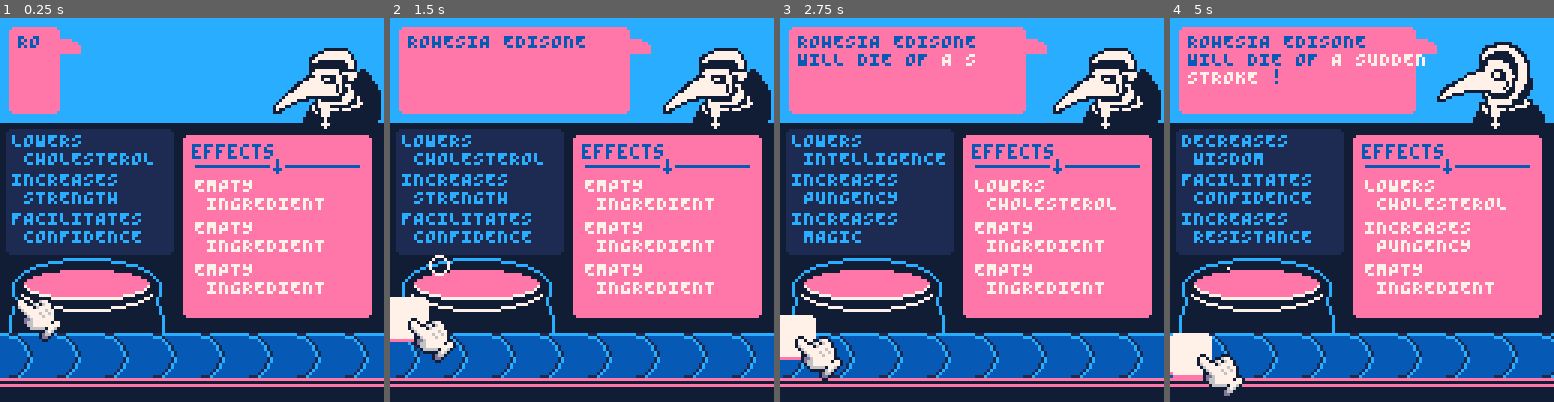
Above: before the commit, frames 1-4 (left to right).
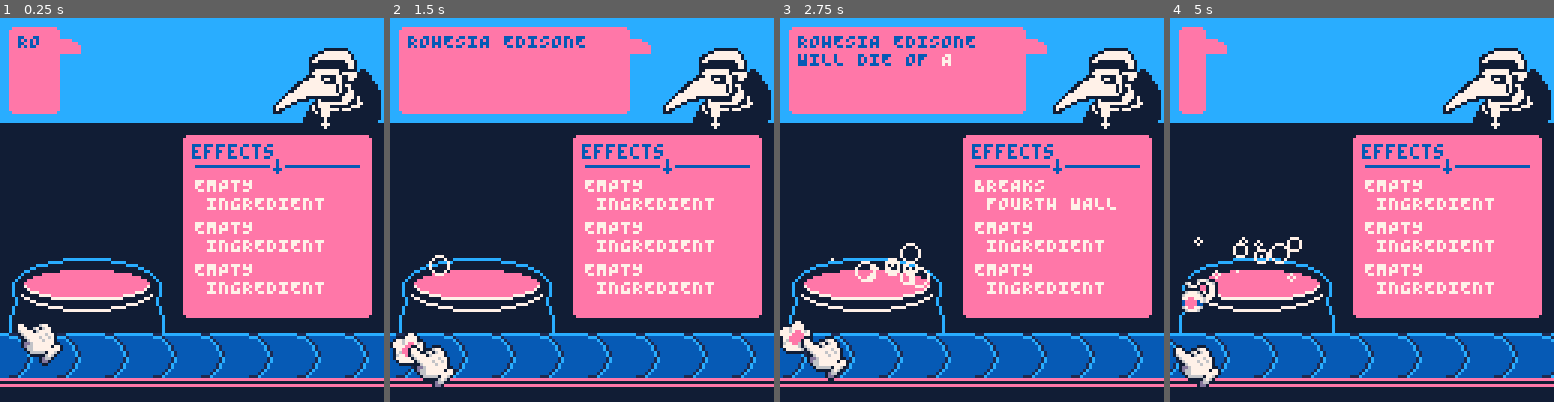
Above: after the commit, the same moments.

Repository: Yolwoocle/minijam_112
Game: PICO-8 cartridge minijam112_backup.p8
Same seed, same stepped clock (60 frames per second), same inputs: the game is played once before the commit and once after it.
Inputs:
- Up to frame 1 (0.25 s): no input
- Up to frame 2 (1.5 s): tap X (X key) at 0.33, 1.07 s; tap O (Z key) at 0.7 s
- Up to frame 3 (2.75 s): hold Right 1.6-2.1 s; tap O (Z key) at 1.7, 2.1, 2.5 s; tap X (X key) at 1.85 s; hold Up 2.15-2.42 s; hold Right from 2.47 s (still down)
- Up to frame 4 (5 s): tap O (Z key) every 0.4 s from 2.9 to 4.9 s; tap X (X key) at 2.97, 4.08 s; release Right at 3.03 s; hold Left 3.08-3.58 s; hold Down 3.63-3.97 s; hold Right 4.02-4.68 s; hold Up from 4.73 s (still down)

The runs differ from the first frame. In frame 1, 16% of the frame differs, in the area x 1-46%, y 28-91%; in frame 2, 17%; in frame 3, 17%; in frame 4, 33%, in the area x 0-100%, y 2-99%.

Commit message:
added animations

Diff:
--- a/minijam112.p8
+++ b/minijam112.p8
@@ -14,9 +14,9 @@
 	t=0
 	anim={}
 
-pal({[0]=129,1,12,14,7,140},1)
-palt(0,false)palt(15,true)
-poke(0x5f2e,1)
+	pal({[0]=129,1,12,14,7,140},1)
+	palt(0,false)palt(15,true)
+	poke(0x5f2e,1)
 
 	c={
 		dobj=create_dobj(63,63),
@@ -28,7 +28,6 @@
 	}
 
 	bubbles={}
-	pot_more_bubbles_t=0
 
 	st=0 --spawn time
 	spawn_wait_time=80
@@ -66,10 +65,8 @@
 
 	local nums=split"90,103,173,302"
 	for num in all(nums) do
-		if(t%num==0)spawn_bubble()
-		if(pot_more_bubbles_t>0 and t%5==0)spawn_bubble()
-	end
-	pot_more_bubbles_t-=1
+		if(t%num==0)spawn_bubble() --
+	end
 
 	conveyor_spawner()
 
@@ -104,6 +101,9 @@
 
 	draw_ingredients()
 	draw_ingr_particles()
+
+	--selected_effects()
+
 
 	draw_cursor()
 
@@ -149,10 +149,28 @@
 		anim_to_point(c,dx(ingr.dobj)+ox,dy(ingr.dobj)+oy,0.9)
 
 		if btnp(❎) and #g_ingredients>1 then
-			add(ingr_particles,new_ingr_particle(dx(ingr.dobj),dy(ingr.dobj),ingr.obj))
+			local a_in={
+				dobj=ingr.dobj,
+				_s=ingr.obj._s,
+				spawn=0,
+				death=60,
+				_tx=10+rnd(22), --22 is middle
+				_ty=70+rnd(5),
+				ox=dx(ingr.dobj),
+
+				ny=0,
+				vy=-2.5-rnd(),
+				gravity=0.1,
+			} --animation ingredient
+
+			--anim_to_point(a_in,a_in._tx,a_in._ty,0.95)
+			a_in.dobj.oy=1
+			add(ingr_particles,a_in)
+
 			del(g_ingredients,ingr)
 			commit_ingredient(ingr.obj)
-			c.sel_index=mid(1,c.sel_index,#g_ingredients)
+
+			c.sel_index=mid(1,c.sel_index,#g_ingredients) --fix cursor
 		end
 	end
 end
@@ -242,14 +260,15 @@
 	for ingredient in all(g_ingredients) do
 		local _x,_y=dx(ingredient.dobj), dy(ingredient.dobj)
 		spr(ingredient.obj._s, _x, _y, 2, 2)
-
-		if ingredient==g_ingredients[c.sel_index] then
-			for i=1,#ingredient.obj.effects do
-				local fx=ingredient.obj.effects_modified[i]
-				rrect(2,24+i*13,55,15,1)
-				print(fx,4,25+i*13,2)
-			end
-		end
+	end
+end
+
+function selected_effects()
+	local ingredient=g_ingredients[c.sel_index]
+	for i=1,#ingredient.obj.effects do
+		local fx=ingredient.obj.effects_modified[i]
+		rrect(2,24+i*13,55,15,1)
+		print(fx,4,25+i*13,2)
 	end
 end
 
@@ -384,6 +403,7 @@
 	"OLD AGE|LOWERS CHOLESTEROL,HARDENS LIVER",
 }
 
+titles=split"SIR,COUNT,BARON VON,DUCHES,PRINCE,KING,QUEEN"
 first_names=split"HARLAN,EDEN,EARNA,PAIGE,EDOLIE,WINFRED,LINDLEY,GRAHAM,HARLOW,ALLURA,WILTON,NORMA,GREYSEN,OPELINE,CARREEN,TIMOTHEA,EALHSTAN,GIMLI,OSCAR,ROHESIA,OPELINE,LUELLA,HEATH,BRIAR,DEAN"
 last_names=split"GRAHAMES,HUMES,HARFORDE,DARWINE,GOODEE,ELWINE,EDISONE,SWEETE,TATUME,DYRE,BYRD,WEBBE,HEDLEYE,EVERLYE,HARRISE,FAIRBAIRNS,WESTCOTTE,EDGARE"
 
@@ -484,12 +504,18 @@
 end
 
 
-function spawn_bubble()
+function spawn_bubble(_x,_y,_vx,_vy,_gravity)
+	o_vx=0
+	if(_vx!=nil)o_vx=_vx*0.1
+	o_vy=-0.1
+	if(_vy!=nil)o_vy=_vy*0.1
+
 	local new_bub={
-		_x=15+rnd(28),
-		_y=80+rnd(8),
-		vx=0,
-		vy=-0.1,
+		_x= _x or 15+rnd(28),
+		_y= _y or 80+rnd(8),
+		vx= o_vx,
+		vy= o_vy,
+		gravity=_gravity or 0,
 		size=rnd(3)+1,
 	}
 	add(bubbles,new_bub)
@@ -500,38 +526,35 @@
 		b.size-=rnd(10)*0.01
 		b._x+=b.vx
 		b._y+=b.vy
+		if(b.vx!=nil) b.vx*=0.9
+		if(b.vy!=nil) b.vy*=0.9
+		if(b.gravity!=nil) b.vy+=b.gravity
 		if(b.size<=0)del(bubbles,b)
 	end
 end
 
-function new_ingr_particle(x,y,obj)
-	local p = {
-		spr=obj._s,
-		x=x,
-		orig_x=x,
-		target_x=20,
-		move_t=0,
-
-		y=y,
-		vy=-4-rnd(2),
-		g=0.2+rnd(0.1),
-
-		rx=rnd{true,false},
-		ry=rnd{true,false},
-	}
-	return p
-end
 
 function animate_ingr_particles()
 	for p in all(ingr_particles) do
-		p.move_t+=1/40
-		p.x=lerp(p.orig_x, p.target_x, p.move_t)
-
-		p.vy+=p.g
-		p.y += p.vy
-		if p.vy>0 and p.y>=75 then
+		p.spawn+=1
+		local amount=p.spawn/p.death --should be a number between 0-1
+
+		p.dobj.wx=lerp(p.ox,p._tx,amount) --fix this mess
+
+		p.vy+=p.gravity
+		p.ny+=p.vy
+
+		p.dobj.oy=p.ny
+
+		if p.spawn>35 and dy(p.dobj)>80 then
+			local bubble_amount=10
+			local _vx=40
+			local _vy=20
+			for i=0,bubble_amount do
+				spawn_bubble(p._tx+8,p._ty+16,rnd(_vx)-(_vx*0.5),-rnd(_vy),0.01)
+			end
+
 			del(ingr_particles,p)
-			pot_more_bubbles_t = 30
 		end
 
 		if t%5==0 then
@@ -543,7 +566,7 @@
 
 function draw_ingr_particles()
 	for p in all(ingr_particles) do
-		spr(p.spr,p.x,p.y,2,2,p.rx,p.ry)
+		spr(p._s,dx(p.dobj),dy(p.dobj),2,2,p.rx,p.ry)
 	end
 end
 
@@ -601,7 +624,10 @@
 
 	local first_name=rnd(first_names)
 	local last_name=rnd(last_names)
-	local _text=first_name.." "..last_name.." WILL DIE OF "
+	local title=""
+	if(flr(rnd(10))==0)title=rnd(titles).." "
+	local name=title..first_name.." "..last_name
+	local _text=name.." WILL DIE OF "
 	local _ailment=ailment_manager.big_a
 
 	text_parse=to_fit(_text.._ailment.." !",19)
@@ -722,19 +748,19 @@
 f34444444444443ff34444444444443ff34444444444443ff34444444444443ff34444444444443ff34444444444443ff34444444444443ff34444444444443f
 ff333333333333ffff333333333333ffff333333333333ffff333333333333ffff333333333333ffff333333333333ffff333333333333ffff333333333333ff
 ff555555555555ffffffffffffffffffff555555555555ffffffffffffffffffff555555555555ffff555555555555ffffffffffffffffffffffffffffffffff
-f55555555555555ffffffffffffffffff55555555555555ffffffffffffffffff55555555555555ff55555555555555fff444444444444ffff444444444444ff
-f555555fff55555fffff6446fffffffff55555555555555ffffffffffffffffff5555dd5dd65555ff5555d3d5555555ff44444444444444ff44444444444444f
-f5555fffffff555fff644ff4ff46fffff55554dd4455555fffffffff44fffffff555dd64d44d555ff55553335555555ff44444444444444ff44444444444444f
-f554fffffffff55fff44ffff446ffffff555444dd445555ffffffff4444ffffff555d6444444555ff5555d335555555ff44444444444444ff44444444444444f
-f55a44ffffff955fff44fffffffffffff5554444d445555fffff4464444ffffff555d4444444555ff5555533d555555ff44444444444444ff44444444444444f
-f55aaa44ff99955fff44fff64446fffff5554444d445555ffff4446433464ffff555d4444444555ff55555333555555ff44444444444444ff44444444444444f
-f55aaaa49999955fff444f6444446ffff555d444d445555ffff4444333344ffff5555644444d555ff55555d33555555ff44444444444444ff44444444444444f
-f55aaaa49999555ffff4464443344ffff555d444d445555fffff443333344ffff5555d44d645555ff55555535855555ff44444444444444ff44444444444444f
-f555aaa49995555fffff464533335ffff5555d4444d5555fffff463333444ffff5555d4d5d65555ff55555585588155ff44444444444444ff44444444444444f
-f55555a49555555fffffff5533335ffff55555d44d55555fffff64433644fffff555556555d5555ff55555581555555ff44444444444444ff44444444444444f
-f55555555555555fffffff6443346ffff55555555555555fffff44444644fffff55555d555d5555ff55555558115555ff44444444444444ff44444444444444f
-f55555555555555ffffffff64446fffff55555555555555ffffff444446ffffff55555555555555ff55555555555555ff44444444444444ff44444444444444f
-f15555555555551ffffffffffffffffff15555555555551ffffffffffffffffff15555555555551ff15555555555551ff44444444444444ff44444444444444f
+f55555555555555fffff0000fffffffff55555555555555ffffffffffffffffff55555555555555ff55555555555555fff444444444444ffff444444444444ff
+f555555fff55555fff0064460f00fffff55555555555555fffffffff00fffffff5555dd5dd65555ff5555d3d5555555ff44444444444444ff44444444444444f
+f5555fffffff555ff064400400460ffff55554dd4455555ffffffff0440ffffff555dd64d44d555ff55553335555555ff44444444444444ff44444444444444f
+f554fffffffff55ff0440ff04460fffff555444dd445555fffff00044440fffff555d6444444555ff5555d335555555ff44444444444444ff44444444444444f
+f55a44ffffff955ff0440ff00000fffff5554444d445555ffff0446444400ffff555d4444444555ff5555533d555555ff44444444444444ff44444444444444f
+f55aaa44ff99955ff0440f0644460ffff5554444d445555fff044464334640fff555d4444444555ff55555333555555ff44444444444444ff44444444444444f
+f55aaaa49999955ff0444064444460fff555d444d445555fff044443333440fff5555644444d555ff55555d33555555ff44444444444444ff44444444444444f
+f55aaaa49999555fff044644433440fff555d444d445555ffff04433333440fff5555d44d645555ff55555535855555ff44444444444444ff44444444444444f
+f555aaa49995555ffff04645333350fff5555d4444d5555ffff04633334440fff5555d4d5d65555ff55555585588155ff44444444444444ff44444444444444f
+f55555a49555555fffff0055333350fff55555d44d55555ffff0644336440ffff555556555d5555ff55555581555555ff44444444444444ff44444444444444f
+f55555555555555ffffff064433460fff55555555555555ffff0444446440ffff55555d555d5555ff55555558115555ff44444444444444ff44444444444444f
+f55555555555555fffffff0644460ffff55555555555555fffff04444460fffff55555555555555ff55555555555555ff44444444444444ff44444444444444f
+f15555555555551ffffffff00000fffff15555555555551ffffff000000ffffff15555555555551ff15555555555551ff44444444444444ff44444444444444f
 f51111111111115ffffffffffffffffff51111111111115ffffffffffffffffff51111111111115ff51111111111115ff34444444444443ff34444444444443f
 ff555555555555ffffffffffffffffffff555555555555ffffffffffffffffffff555555555555ffff555555555555ffff333333333333ffff333333333333ff
 222211122222222200000000000000000000000000000000000000000000000000000000000000000000000000000000ffffffffffffffffff22222222000000
--- a/minijam112_backup.p8
+++ b/minijam112_backup.p8
@@ -14,9 +14,9 @@
 	t=0
 	anim={}
 
-pal({[0]=129,1,12,14,7,140},1)
-palt(0,false)palt(15,true)
-poke(0x5f2e,1)
+	pal({[0]=129,1,12,14,7,140},1)
+	palt(0,false)palt(15,true)
+	poke(0x5f2e,1)
 
 	c={
 		dobj=create_dobj(63,63),
@@ -45,15 +45,16 @@
 	parsing=true
 
 	parse_output=""
-	aliment_out=""
-
+	ailment_out=""
+
+	ingr_particles={}
 
 	new_ailment()
 
 	g_ingredients={
 		{
 			obj=generate_ingredient(),
-			dobj=create_dobj(-20,rnd(10)+90)
+			dobj=create_dobj(-20,flr(rnd(10)+100))
 		},
 	}
 end
@@ -64,7 +65,7 @@
 
 	local nums=split"90,103,173,302"
 	for num in all(nums) do
-		if(t%num==0)spawn_bubble()
+		if(t%num==0)spawn_bubble() --
 	end
 
 	conveyor_spawner()
@@ -73,6 +74,7 @@
 	animate_ingredients()
 
 	animate_bubbles()
+	animate_ingr_particles()
 
 	parse_dialogue()
 	update_anim()
@@ -98,6 +100,10 @@
 	draw_effects()
 
 	draw_ingredients()
+	draw_ingr_particles()
+
+	--selected_effects()
+
 
 	draw_cursor()
 
@@ -105,7 +111,7 @@
 
 
 	print(parse_output,6,5,5)
-	print(aliment_out,6,5,4)
+	print(ailment_out,6,5,4)
 
 	if(debugmode)print(debug,1,1,8)
 end
@@ -143,9 +149,28 @@
 		anim_to_point(c,dx(ingr.dobj)+ox,dy(ingr.dobj)+oy,0.9)
 
 		if btnp(❎) and #g_ingredients>1 then
+			local a_in={
+				dobj=ingr.dobj,
+				_s=ingr.obj._s,
+				spawn=0,
+				death=60,
+				_tx=10+rnd(22), --22 is middle
+				_ty=70+rnd(5),
+				ox=dx(ingr.dobj),
+
+				ny=0,
+				vy=-2.5-rnd(),
+				gravity=0.1,
+			} --animation ingredient
+
+			--anim_to_point(a_in,a_in._tx,a_in._ty,0.95)
+			a_in.dobj.oy=1
+			add(ingr_particles,a_in)
+
+			del(g_ingredients,ingr)
 			commit_ingredient(ingr.obj)
-			del(g_ingredients,ingr)
-			c.sel_index=mid(1,c.sel_index,#g_ingredients)
+
+			c.sel_index=mid(1,c.sel_index,#g_ingredients) --fix cursor
 		end
 	end
 end
@@ -235,14 +260,15 @@
 	for ingredient in all(g_ingredients) do
 		local _x,_y=dx(ingredient.dobj), dy(ingredient.dobj)
 		spr(ingredient.obj._s, _x, _y, 2, 2)
-
-		if ingredient==g_ingredients[c.sel_index] then
-			for i=1,#ingredient.obj.effects do
-				local fx=ingredient.obj.effects_modified[i]
-				rrect(2,24+i*13,55,15,1)
-				print(fx,4,25+i*13,2)
-			end
-		end
+	end
+end
+
+function selected_effects()
+	local ingredient=g_ingredients[c.sel_index]
+	for i=1,#ingredient.obj.effects do
+		local fx=ingredient.obj.effects_modified[i]
+		rrect(2,24+i*13,55,15,1)
+		print(fx,4,25+i*13,2)
 	end
 end
 
@@ -348,35 +374,33 @@
 -->8
 -- recipies 2
 
-all_effects=split"LOWERS CHOLESTEROL,INCREASES MEMORY,REDUCE …(976 unchanged characters)… ES STRESS,INDUCES MANIA,INDUCES VOMITING,EXFOLIATES SKIN"
+all_effects=split"LOWERS CHOLESTEROL,INCREASES MEMORY,REDUCE …(976 unchanged characters)… ES STRESS,INDUCES MANIA,INDUCES VOMITING"
 all_solutions={
 	"A BROKEN HEART|LOWERS CHOLESTEROL,RAISES SEX APPEAL,RELEASES PHEROMONES,FACILITATES CONFIDENCE,HARDENS SKIN",
-	"BAD BODY ODOUR|RELEASES PHEROMONES,BREAKS FOURTH WALL",
-	"LOW BLOOD PRESSURE|LOWERS CHOLESTEROL,TASTES OF ORANGE",
+	"BAD BODY ODOUR|RELEASES PHEROMONES",
+	"LOW BLOOD PRESSURE|LOWERS CHOLESTEROL",
 	"SOCIAL REJECTION|FACILITATES CONFIDENCE,RAISES SEX APPEAL,RELEASES PHEROMONES,BREAKS FOURTH WALL,JUST GETS YOU STONED",
 	"BEING STABBED|HARDENS SKIN,RAISES HP",
 	"A BEAR ATTACK|RAISES HP,RAISES RECOVERY",
 	"GANG VIOLENCE|RAISES HP,INCREASES STEALTH,PROBABLY BOOSTS LUCK,FREAKS EVERYONE OUT",
-	"DRINKING THE WRONG POTION|INCREASES INTELLIGENCE,INCREASES CONSTITUTION",
-	"FORGETFULNESS|INCREASES INTELLIGENCE,REDUCES MEMORY LOSS,INCREASES MEMORY",
+	"DRINKING THE WRONG POTION|INCREASES INTELLIGENCE",
+	"FORGETFULNESS|INCREASES INTELLIGENCE",
 	"BEING ON THEIR PHONE WHILE DRIVING|INCREASES INTELLIGENCE",
-	"FREEZING|RAISES RECOVERY,INCREASES CONSTITUTION",
+	"FREEZING|RAISES RECOVERY",
 	"LEAVING THE OVEN ON|INCREASE COORDINATION",
-	"A GUNSHOT|RAISES HP,HARDENS SKIN",
-	"NOT KNOWING WHEN TO HOLD 'EM|INCREASES STEALTH,FREAKS EVERYONE OUT,PROBABLY BOOSTS LUCK",
+	"A GUNSHOT|RAISES HP",
+	"NOT KNOWING WHEN TO HOLD 'EM|INCREASES STEALTH,FREAKS EVERYONE OUT",
 	"WEAK BONES|STRENGTHENS BONE MARROW",
-	"BALDING|REJUVENATES HAIR GROWTH,INCREASES CONSTITUTION",
-	"LOSING THEIR KEYS|INCREASES WISDOM,REDUCES MEMORY LOSS,INCREASES MEMORY",
-	"NOT SPEAKING GERMAN|UNTERRICHTET dEUTSCH,FACILITATES CONFIDENCE",
+	"BALDING|REJUVENATES HAIR GROWTH",
+	"LOSING THEIR KEYS|INCREASES WISDOM",
+	"NOT SPEAKING GERMAN|UNTERRICHTET dEUTSCH",
 	"NOT HAVING ENOUGH HP|RAISES HP",
 	"NOT HAVING ENOUGH MP|RAISES MP",
 	"FALLING OFF THEIR HORSE|INCREASE COORDINATION",
 	"DRINKING TOO MUCH|HARDENS LIVER,INDUCES VOMITING",
 	"A FIREBALL|INCREASES FIRE RES",
 	"A SUDDEN STROKE|LOWERS CHOLESTEROL",
-	"OLD AGE|LOWERS CHOLESTEROL,EXFOLIATES SKIN",
-	"JUST BLEEDING OUT|THICKENS BLOOD,RAISES RECOVERY,INCREASES CONSTITUTION",
-	"A TARANTULA BITE|INSTANT DEATH,INCREASES CONSTITUTION,HARDENS SKIN",
+	"OLD AGE|LOWERS CHOLESTEROL,HARDENS LIVER",
 }
 
 titles=split"SIR,COUNT,BARON VON,DUCHES,PRINCE,KING,QUEEN"
@@ -385,7 +409,7 @@
 
 function generate_ingredient()
 	local gen_ingr={
-		_s=102,
+		_s=rnd{102,98},
 		effects={},
 		effects_modified={},
 	}
@@ -480,10 +504,18 @@
 end
 
 
-function spawn_bubble()
+function spawn_bubble(_x,_y,_vx,_vy,_gravity)
+	o_vx=0
+	if(_vx!=nil)o_vx=_vx*0.1
+	o_vy=-0.1
+	if(_vy!=nil)o_vy=_vy*0.1
+
 	local new_bub={
-		_x=15+rnd(28),
-		_y=80+rnd(8),
+		_x= _x or 15+rnd(28),
+		_y= _y or 80+rnd(8),
+		vx= o_vx,
+		vy= o_vy,
+		gravity=_gravity or 0,
 		size=rnd(3)+1,
 	}
 	add(bubbles,new_bub)
@@ -492,16 +524,74 @@
 function animate_bubbles()
 	for b in all(bubbles)do
 		b.size-=rnd(10)*0.01
-		b._y-=0.1
+		b._x+=b.vx
+		b._y+=b.vy
+		if(b.vx!=nil) b.vx*=0.9
+		if(b.vy!=nil) b.vy*=0.9
+		if(b.gravity!=nil) b.vy+=b.gravity
 		if(b.size<=0)del(bubbles,b)
 	end
 end
+
+
+function animate_ingr_particles()
+	for p in all(ingr_particles) do
+		p.spawn+=1
+		local amount=p.spawn/p.death --should be a number between 0-1
+
+		p.dobj.wx=lerp(p.ox,p._tx,amount) --fix this mess
+
+		p.vy+=p.gravity
+		p.ny+=p.vy
+
+		p.dobj.oy=p.ny
+
+		if p.spawn>35 and dy(p.dobj)>80 then
+			local bubble_amount=10
+			local _vx=40
+			local _vy=20
+			for i=0,bubble_amount do
+				spawn_bubble(p._tx+8,p._ty+16,rnd(_vx)-(_vx*0.5),-rnd(_vy),0.01)
+			end
+
+			del(ingr_particles,p)
+		end
+
+		if t%5==0 then
+			p.rx=rnd{true,false}
+			p.ry=rnd{true,false}
+		end
+	end
+end
+
+function draw_ingr_particles()
+	for p in all(ingr_particles) do
+		spr(p._s,dx(p.dobj),dy(p.dobj),2,2,p.rx,p.ry)
+	end
+end
+
+
 -->8
 --tools
 
 oldsfx=sfx
 function sfx(_sfx)
 	if(sound_on)oldsfx(_sfx)
+end
+
+oldbtn=btn
+function btn(n,p)
+	if(n==❎ or n==🅾️)return oldbtn(❎,p)or oldbtn(🅾️,p)
+	return oldbtn(n,p)
+end
+oldbtnp=btnp
+function btnp(n,p)
+	if(n==❎ or n==🅾️)return oldbtnp(❎,p)or oldbtnp(🅾️,p)
+	return oldbtnp(n,p)
+end
+
+function lerp(a,b,t)
+	return a+(b-a)*t
 end
 
 --rounded rectangle
@@ -557,7 +647,7 @@
 
 
 	parse_output=""
-	aliment_out=""
+	ailment_out=""
 end
 
 function parse_dialogue()
@@ -572,7 +662,7 @@
 
 		local next_char=sub(ailment,parse_length,parse_length)
 		if(next_char!=" ")sfx(rnd(sfx_list))
-		aliment_out..=next_char
+		ailment_out..=next_char
 
 		parse_length+=1
 	else
Not shown, changed: 67 lines of the sprite sheet (__gfx__) section of minijam112_backup.p8
